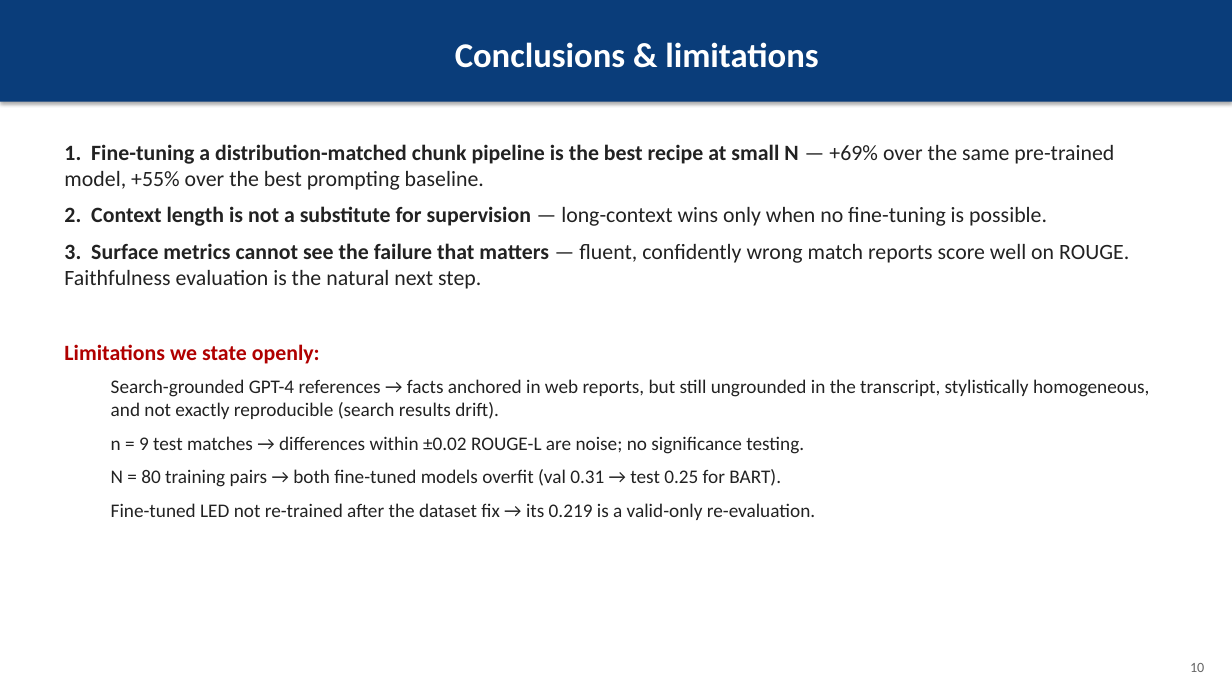
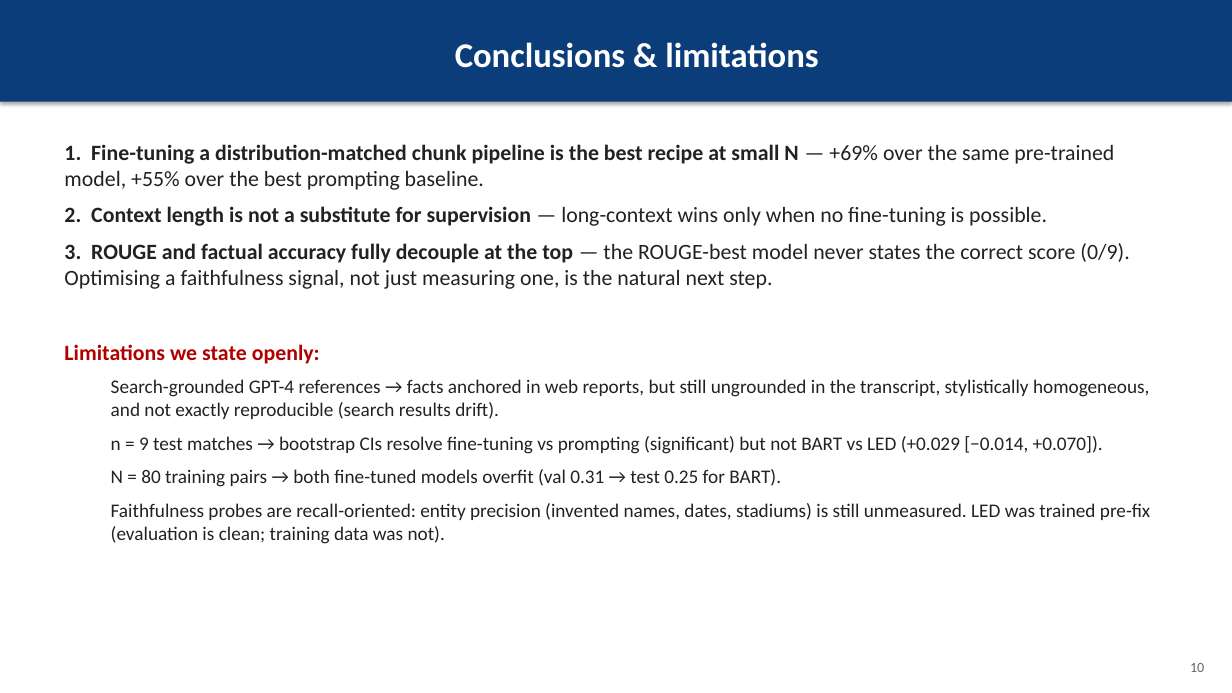
Before and after one commit to christiandalfarra/ANLP_Project, a slide deck: slide 10 of report/slides/ANLP_slides.pptx. Drawn at 1232x693 pixels with LibreOffice and Linux fonts; fonts in the diff are those of the drawing. Boxes give left, top, right and bottom in pixels: in the first picture for what was removed or moved away, otherwise in the second. Text is boxed around its words. In the diff, an @@ line names an element or a change of style, - is before the commit and + after.

```diff
--- a/report/slides/ANLP_slides.pptx
+++ b/report/slides/ANLP_slides.pptx
@@ text at (64,243,1129,289): text changed @@
-3. Surface metrics cannot see the failure that matters — fluent, confidently wrong match reports score well on ROUGE. Faithfulness evaluation is the natural next step.
+3. ROUGE and factual accuracy fully decouple at the top — the ROUGE-best model never states the correct score (0/9). Optimising a faithfulness signal, not just measuring one, is the natural next step.
@@ text at (111,436,1103,454): text changed @@
-  n = 9 test matches → differences within ±0.02 ROUGE-L are noise; no significance testing.
+  n = 9 test matches → bootstrap CIs resolve fine-tuning vs prompting (significant) but not BART vs LED (+0.029 [−0.014, +0.070]).
@@ text at (111,503,1150,544): text changed @@
-  Fine-tuned LED not re-trained after the dataset fix → its 0.219 is a valid-only re-evaluation.
+  Faithfulness probes are recall-oriented: entity precision (invented names, dates, stadiums) is still unmeasured. LED was trained pre-fix (evaluation is clean; training data was not).
```
Also in this commit, not shown: 2 other slides changed, 9 other files.
